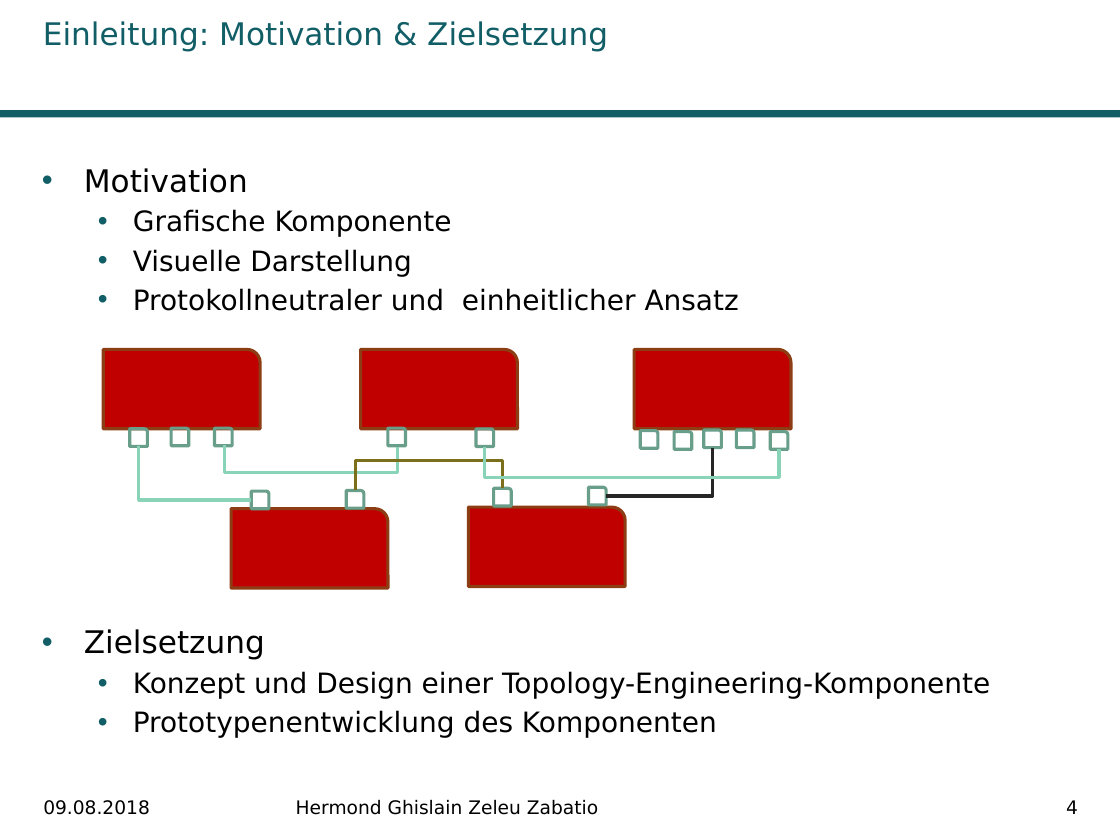
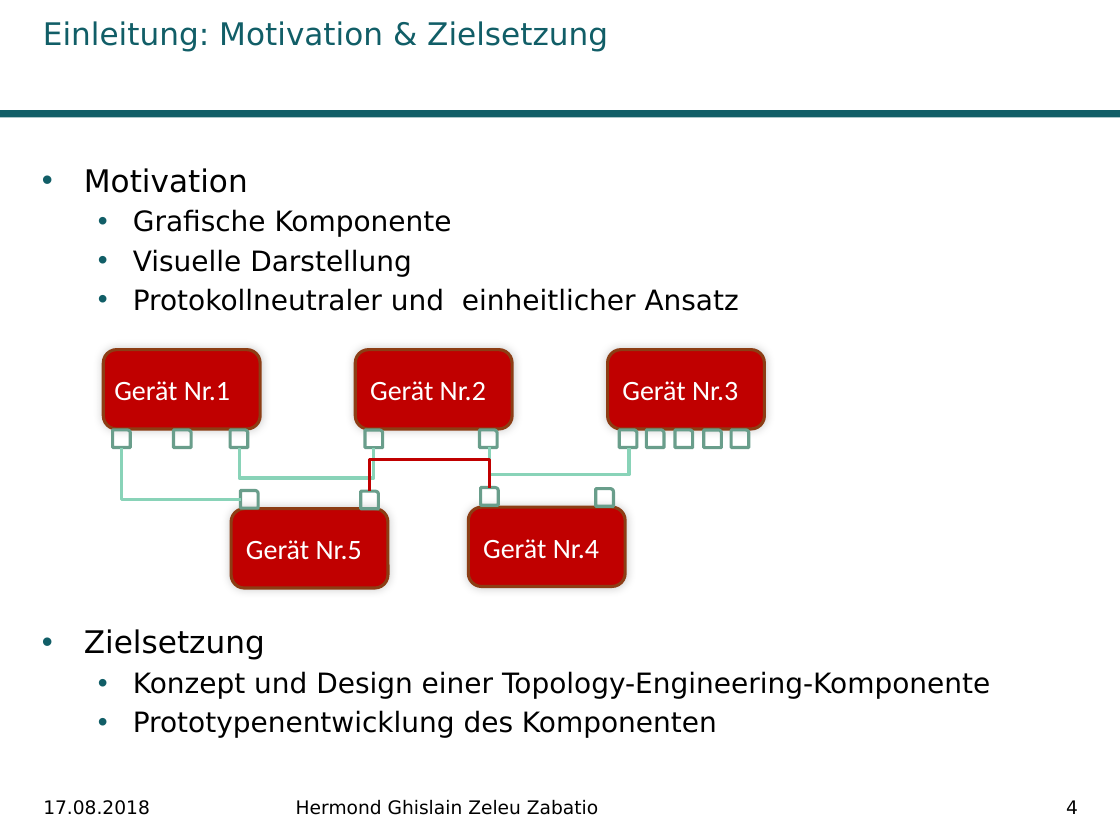
Before and after one commit to Ghislain1/zoe-fb-app, a slide deck: slide 4 of Master-Abschluss.pptx. Drawn at 1120x840 pixels with LibreOffice and Linux fonts; fonts in the diff are those of the drawing; background and template pictures are left out. Boxes give left, top, right and bottom in pixels: in the first picture for what was removed or moved away, otherwise in the second. Text is boxed around its words. In the diff, an @@ line names an element or a change of style, - is before the commit and + after.

```diff
--- a/Master-Abschluss.pptx
+++ b/Master-Abschluss.pptx
@@ rounded rectangle "Gerät Nr.2": place and size @@
-rounded rectangle "Gerät Nr.2" at [361, 349, 517, 429]
+rounded rectangle "Gerät Nr.2" at [355, 349, 512, 429]
@@ rounded rectangle "Gerät Nr.3": place and size @@
-rounded rectangle "Gerät Nr.3" at [634, 349, 791, 429]
+rounded rectangle "Gerät Nr.3" at [607, 349, 764, 429]
@@ round rect to rounded rectangle; shadow on in 5 elements at [231, 508, 388, 588], [355, 349, 512, 429], [468, 507, 625, 587], [103, 349, 260, 429], [607, 349, 764, 429] @@
@@ text added at [114, 381, 230, 401], 18 pt, text #FFFFFF @@
+Gerät Nr.1
@@ text in rounded rectangle at [370, 381, 486, 401]: text added @@
+Gerät Nr.2
@@ text in rounded rectangle at [622, 381, 738, 401]: text added @@
+Gerät Nr.3
@@ round rect: place and size @@
-round rect at [130, 429, 148, 447]
+round rect at [113, 430, 131, 448]
@@ elbow line moved from (139, 447) - (251, 500) to (122, 448) - (241, 500) @@
@@ round rect: place and size @@
-round rect at [215, 428, 233, 446]
+round rect at [231, 430, 249, 448]
@@ elbow line moved from (224, 445) - (398, 447) to (239, 448) - (374, 448) @@
@@ round rect: place and size @@
-round rect at [388, 428, 405, 446]
+round rect at [365, 430, 383, 448]
@@ elbow line moved from (485, 447) - (780, 449) to (489, 447) - (629, 448) @@
@@ elbow line removed from (606, 496) to (712, 448) @@
@@ round rect: place and size @@
-round rect at [771, 431, 788, 449]
+round rect at [619, 430, 637, 448]
@@ round rect: place and size @@
-round rect at [641, 431, 659, 449]
+round rect at [646, 430, 664, 448]
@@ round rect: place and size @@
-round rect at [737, 430, 755, 448]
+round rect at [731, 430, 749, 448]
@@ elbow line moved from (355, 491) - (503, 488) to (370, 492) - (489, 487) @@
@@ elbow line (370, 492) - (489, 487): stroke #7C6F1C 2 pt to #C00000 2 pt @@
@@ round rect: place and size @@
-round rect at [251, 491, 269, 508]
+round rect at [241, 491, 259, 508]
@@ round rect: place and size @@
-round rect at [346, 491, 364, 508]
+round rect at [361, 492, 379, 510]
@@ round rect: place and size @@
-round rect at [494, 488, 512, 506]
+round rect at [480, 487, 498, 505]
@@ round rect: place and size @@
-round rect at [588, 487, 606, 505]
+round rect at [596, 488, 614, 506]
@@ text in rounded rectangle at [483, 539, 599, 559]: text added @@
+Gerät Nr.4
@@ text in rounded rectangle at [246, 540, 362, 560]: text added @@
+Gerät Nr.5
@@ text at [43, 800, 150, 815]: text changed @@
-09.08.2018
+17.08.2018
```
Also in this commit, not shown: 28 other slides changed, 1 other file.
